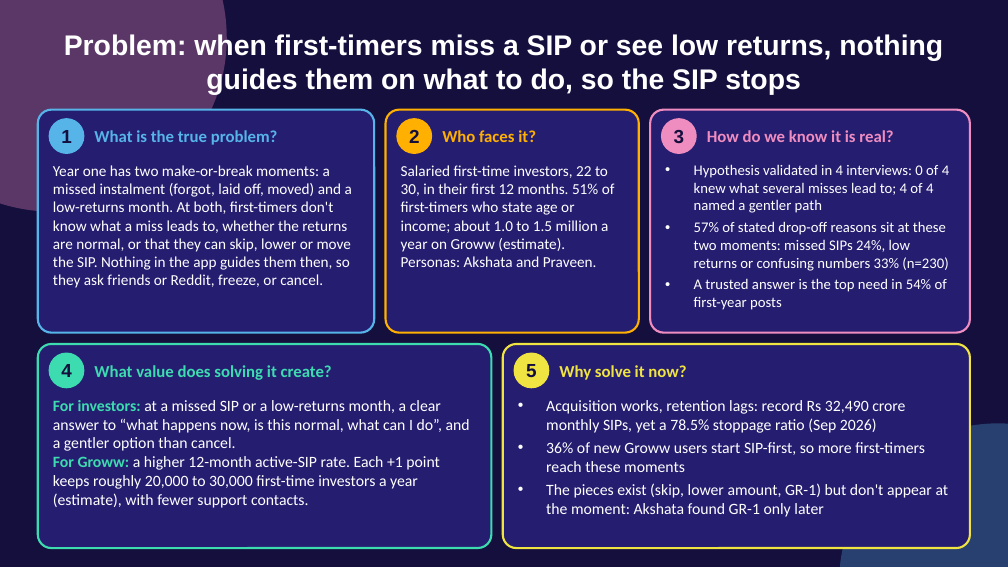
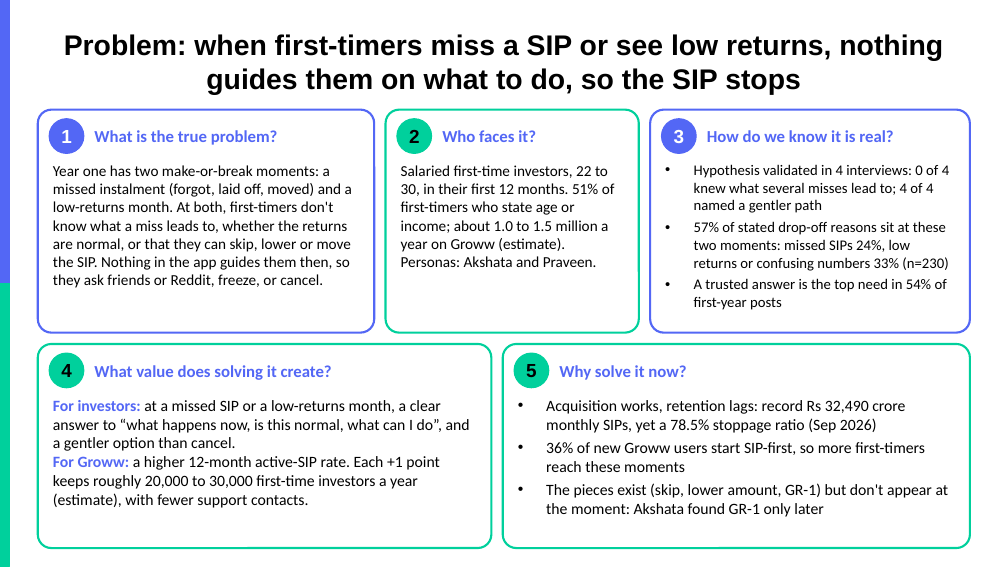
Before and after one commit to akarshita711/NEXTLEAP_GRAD_PROJECT_groww_SIP_research, a slide deck: slide 7 of deck/NL_Groww.pptx. Drawn at 1008x567 pixels with LibreOffice and Linux fonts; fonts in the diff are those of the drawing; background and template pictures are left out. Boxes give left, top, right and bottom in pixels: in the first picture for what was removed or moved away, otherwise in the second. Text is boxed around its words. In the diff, an @@ line names an element or a change of style, - is before the commit and + after.

```diff
--- a/deck/NL_Groww.pptx
+++ b/deck/NL_Groww.pptx
@@ background #140F3D to #FFFFFF @@
@@ ellipse removed at box(0, 0, 227, 212) @@
@@ rectangle added at box(0, 0, 9, 284), fill #5367F5, outline #5367F5 1 pt @@
@@ rounded rectangle at box(38, 110, 374, 333): fill #251D70 to #FFFFFF; outline #56B4E9 2 pt to #5367F5 2 pt @@
@@ text "1" at box(61, 130, 72, 143): text colour #140F3D to #FFFFFF @@
@@ ellipse at box(49, 119, 84, 154): fill #56B4E9 to #5367F5; outline #56B4E9 1 pt to #5367F5 1 pt @@
@@ text "What is the true problem?" at box(94, 130, 278, 145): text colour #56B4E9 to #5367F5 @@
@@ rounded rectangle at box(386, 110, 639, 333): fill #251D70 to #FFFFFF; outline #FFB000 2 pt to #00D09C 2 pt @@
@@ ellipse at box(397, 119, 432, 154): fill #FFB000 to #00D09C; outline #FFB000 1 pt to #00D09C 1 pt @@
@@ text "Who faces it?" at box(442, 130, 536, 142): text colour #FFB000 to #5367F5 @@
@@ rounded rectangle at box(650, 110, 970, 333): fill #251D70 to #FFFFFF; outline #F08DC0 2 pt to #5367F5 2 pt @@
@@ text "3" at box(674, 130, 685, 143): text colour #140F3D to #FFFFFF @@
@@ ellipse at box(662, 119, 696, 154): fill #F08DC0 to #5367F5; outline #F08DC0 1 pt to #5367F5 1 pt @@
@@ text "How do we know it ..." at box(707, 130, 893, 142): text colour #F08DC0 to #5367F5 @@
@@ rectangle added at box(0, 284, 9, 567), fill #00D09C, outline #00D09C 1 pt @@
@@ rounded rectangle at box(38, 344, 492, 548): fill #251D70 to #FFFFFF; outline #3DDBB0 2 pt to #00D09C 2 pt @@
@@ ellipse at box(49, 353, 84, 388): fill #3DDBB0 to #00D09C; outline #3DDBB0 1 pt to #00D09C 1 pt @@
@@ text "What value does solving it ..." at box(94, 365, 332, 380): text colour #3DDBB0 to #5367F5 @@
@@ rounded rectangle at box(503, 344, 970, 548): fill #251D70 to #FFFFFF; outline #F0E442 2 pt to #00D09C 2 pt @@
@@ text colour #140F3D to #000000 in 3 elements at box(409, 130, 420, 143), box(61, 364, 72, 377), box(526, 364, 537, 377) @@
@@ ellipse at box(514, 353, 549, 388): fill #F0E442 to #00D09C; outline #F0E442 1 pt to #00D09C 1 pt @@
@@ text "Why solve it now?" at box(559, 365, 686, 380): text colour #F0E442 to #5367F5 @@
@@ text "For investors: at a missed ..." at box(53, 400, 470, 508): text colour #3DDBB0 to #5367F5 in "For investors:", "For Groww:"; text colour #FFFFFF to #000000 @@
@@ text colour #FFFFFF to #000000 in 5 elements at box(64, 34, 943, 95), box(53, 165, 352, 288), box(401, 165, 615, 267), box(694, 164, 949, 310), box(546, 400, 949, 517) @@
@@ ellipse removed at box(839, 423, 1008, 567) @@
```
Also in this commit, not shown: 9 other slides changed, 18 other files.
